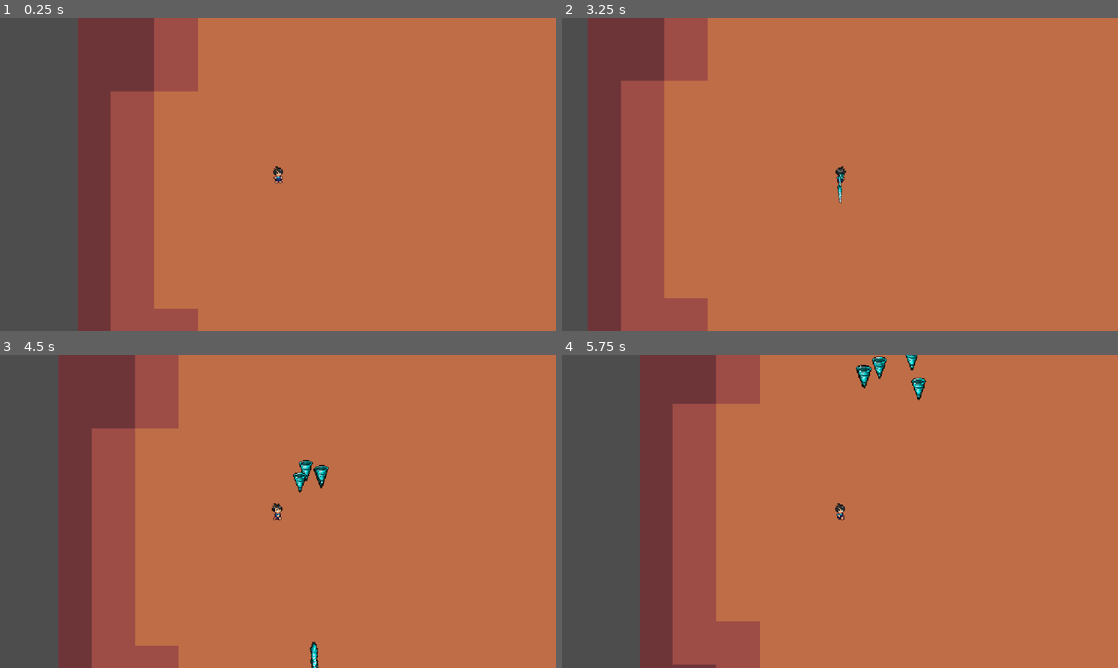
Above: before the commit, frames 1-4 (two rows, left to right).
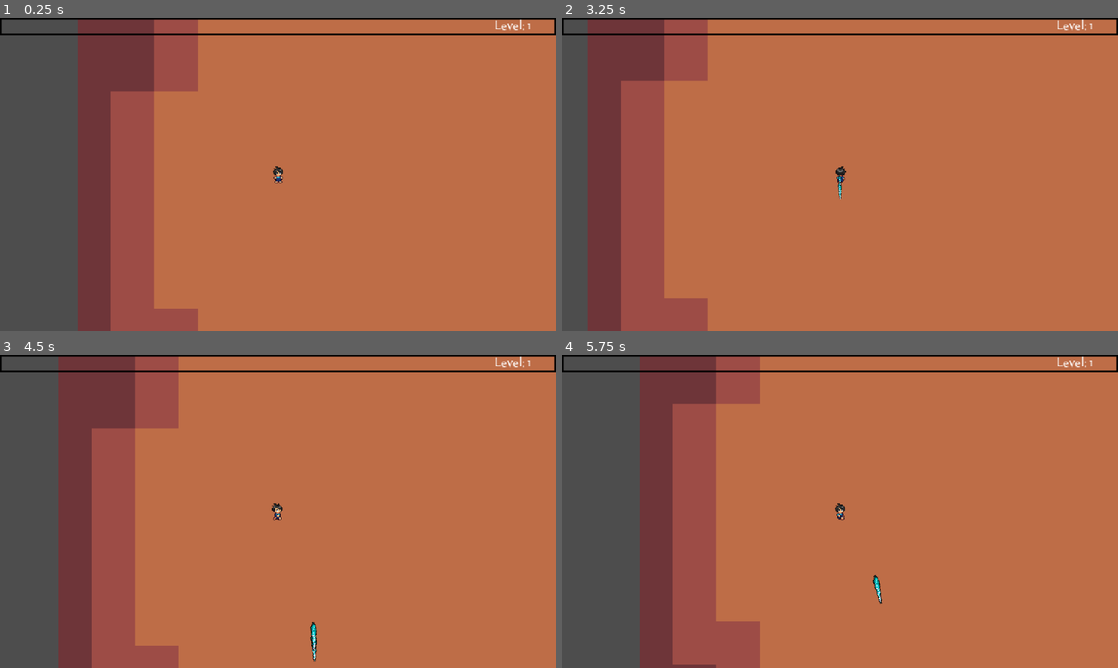
Above: after the commit, the same moments.

Repository: DavidRiusB/HeroCitySiege
Game: Godot game, scene res://world/world.tscn
The game is run twice, just before and just after one commit, with the same random seed, the same clock (stepped at 60 frames per second) and the same inputs. Sound files missing from this copy of the repository are replaced by a short silence.
Inputs:
- Up to frame 1 (0.25 s): no input
- Up to frame 2 (3.25 s): tap Enter at 0.5 s; hold D (right) 0.53-1.28 s; hold S (down) 1.28-2.03 s; hold D (right) 2.03-2.78 s; hold W (up) from 2.78 s (still down)
- Up to frame 3 (4.5 s): release W (up) at 3.53 s; hold A (left) from 3.53 s (still down)
- Up to frame 4 (5.75 s): release A (left) at 5.03 s; hold S (down) from 5.03 s (still down)

The runs differ from the first frame. In frame 1, 1.4% of the frame differs, in the area x 0-100%, y 0-6%; in frame 2, 1.5%; in frame 3, 1.9%, in the area x 0-100%, y 0-100%; in frame 4, 1.9%.

Commit message:
Experience
add xp lofic, loot, and level up
temp gui into player scenen to cisualize updates and set up enemies to drop xp on death

Diff:
--- /dev/null
+++ b/objects/experiance_gem.gd
@@ -0,0 +1,39 @@
+extends Area2D
+
+@export var experience = 1
+
+var sprite_green = preload("res://assets/items/Gems/Gem_green.png")
+var sprite_blue = preload("res://assets/items/Gems/Gem_blue.png")
+var sprite_red = preload("res://assets/items/Gems/Gem_red.png")
+
+var target = null
+var speed = -1
+
+@onready var sprite = $Sprite2D
+@onready var collision_shape = $CollisionShape2D  # renamed for clarity
+@onready var snd_collected = $snd_collected     # renamed for consistency
+
+
+func free() -> void:
+	if experience < 5:
+		return
+	elif experience < 25:
+		sprite.texture = sprite_blue
+	else:
+		sprite.texture = sprite_red
+
+func _physics_process(delta: float) -> void:
+	if target != null:
+		global_position = global_position.move_toward(target.global_position, speed)
+		speed += 2 * delta
+
+func collect():
+	snd_collected.play()
+	collision_shape.call_deferred("set", "disable", true)
+	sprite.visible = false
+	return experience
+
+
+
+func _on_snd_collected_finished() -> void:
+	queue_free()
--- /dev/null
+++ b/objects/experiance_gem.tscn
@@ -0,0 +1,26 @@
+[gd_scene load_steps=5 format=3 uid="uid://dwxdfipf11kve"]
+
+[ext_resource type="Script" uid="uid://bv56dev2dtxek" path="res://objects/experiance_gem.gd" id="1_e8rct"]
+[ext_resource type="Texture2D" uid="uid://xxl0htfveieg" path="res://assets/items/Gems/Gem_green.png" id="2_pnvbh"]
+[ext_resource type="AudioStream" uid="uid://cw5jc0f0i16nl" path="res://assets/audio/SoundEffect/collectgem.mp3" id="3_pnvbh"]
+
+[sub_resource type="RectangleShape2D" id="RectangleShape2D_gc34e"]
+size = Vector2(16, 18)
+
+[node name="ExperianceGem" type="Area2D" groups=["loot"]]
+scale = Vector2(0.5, 0.5)
+collision_layer = 8
+collision_mask = 0
+script = ExtResource("1_e8rct")
+
+[node name="Sprite2D" type="Sprite2D" parent="."]
+texture = ExtResource("2_pnvbh")
+
+[node name="CollisionShape2D" type="CollisionShape2D" parent="."]
+position = Vector2(0, -1)
+shape = SubResource("RectangleShape2D_gc34e")
+
+[node name="snd_collected" type="AudioStreamPlayer2D" parent="."]
+stream = ExtResource("3_pnvbh")
+
+[connection signal="finished" from="snd_collected" to="." method="_on_snd_collected_finished"]
--- a/scenes/enemies/enemy.gd
+++ b/scenes/enemies/enemy.gd
@@ -3,15 +3,18 @@
 @export var  movement_speed = 20.0
 @export var hp = 10
 @export var knockback_recovery = 3.5
+@export var experience = 1
 
 
 var knockback = Vector2.ZERO
 
 @onready var player = get_tree().get_first_node_in_group("player")
+@onready var loot_base = get_tree().get_first_node_in_group("loot")
 @onready var snd_hit = $snd_hit
 @onready var sprite = $Sprite2D
 
 var death_anim = preload("res://scenes/enemies/explosion.tscn")
+var exp_gem = preload("res://objects/experiance_gem.tscn")
 
 signal remove_from_arr(object)
 
@@ -28,6 +31,10 @@
 	enemy_death.scale = sprite.scale
 	enemy_death.global_position = global_position
 	get_parent().call_deferred("add_child", enemy_death)
+	var new_gem = exp_gem.instantiate()
+	new_gem.global_position = global_position
+	new_gem.experience = experience
+	loot_base.call_deferred("add_child", new_gem)
 	queue_free()
 
 func _on_hurt_box_hurt(damage: int, angle, knockback_amount):
--- a/scenes/player/Attack/IceSpear/ice_spear.tscn
+++ b/scenes/player/Attack/IceSpear/ice_spear.tscn
@@ -4,6 +4,7 @@
 
 [node name="IceSpear" type="Node2D"]
 script = ExtResource("1_jkvxq")
+level = 1
 
 [node name="AbilityTimer" type="Timer" parent="."]
 unique_name_in_owner = true
--- a/scenes/player/Attack/Tornado/tornado.tscn
+++ b/scenes/player/Attack/Tornado/tornado.tscn
@@ -4,6 +4,7 @@
 
 [node name="Tornado" type="Node2D"]
 script = ExtResource("1_y0c8k")
+level = 0
 
 [node name="AbilityTimer" type="Timer" parent="."]
 unique_name_in_owner = true
--- a/scenes/player/player.gd
+++ b/scenes/player/player.gd
@@ -3,16 +3,12 @@
 # ==== Stats ====
 @export var movement_speed = 40.0
 @export var health = 80
+var experience = 0
+var character_level = 1
+var collected_experience = 0
 
 # ==== Scenes ====
 @onready var animator_scene = preload("res://scenes/animations/AnimatorTest.tscn")
-
-
-# ==== Timers ====
-@onready var timer_ability = get_node("%AbilityTimer")
-@onready var timer_attack = get_node("%AttackTimer")
-@onready var timer_tornado = get_node("%TornadoTimer")
-@onready var timer_tornado_attack = get_node("%TornadoAttackTimer")
 
 # ==== Enemy Tracking ====
 var enemies_in_range = []
@@ -20,6 +16,10 @@
 # ==== Animation ====
 var animator: AnimatedSprite2D = null
 var last_direction = Vector2.DOWN  # optional: init with DOWN so idle anim is set
+
+# ==== GUI ====
+@onready var exp_bar = get_node("%ExperienceBar")
+@onready var lbl_level = get_node("%lbl_level")
 
 var animation_states = {
 	Vector2.RIGHT: {"walk": "Sideways", "idle": "idle_sideways", "flip_h": false},
@@ -31,6 +31,7 @@
 func _ready():
 	animator = animator_scene.instantiate()
 	add_child(animator)
+	set_xp_bar(experience, calculate_experience_cap())
 
 
 func _physics_process(delta: float) -> void:
@@ -83,3 +84,48 @@
 func _on_enemy_detection_area_body_exited(body: Node2D) -> void:
 	if enemies_in_range.has(body):
 		enemies_in_range.erase(body)
+
+
+func _on_grab_area_area_entered(area: Area2D) -> void:
+	if area.is_in_group("loot"):
+		area.target = self
+
+
+func _on_collect_area_area_entered(area: Area2D) -> void:
+	if area.is_in_group("loot"):
+		var gem_experience = area.collect()
+		calculate_experience(gem_experience)
+
+func calculate_experience(gem_experience):
+	var experience_required = calculate_experience_cap()
+	collected_experience += gem_experience
+	if experience + collected_experience >= experience_required: #Lv up
+		collected_experience -= experience_required - experience
+		character_level += 1
+		lbl_level.text = str("Level:", character_level)
+		experience = 0
+		experience_required = calculate_experience_cap()
+		calculate_experience(0)
+	else:
+		experience += collected_experience
+		collected_experience = 0
+
+	set_xp_bar(experience, experience_required)
+
+
+func calculate_experience_cap():
+	var exp_cap = character_level
+
+	if character_level < 20:
+		exp_cap = character_level * 5
+	elif  character_level < 40:
+		exp_cap = character_level* (character_level - 19) * 8
+	else:
+		exp_cap = 255 + (character_level - 39) * 12
+
+	return exp_cap
+
+
+func set_xp_bar(set_value = 1, set_max_value = 100):
+	exp_bar.value = set_value
+	exp_bar.max_value = set_max_value
--- a/scenes/player/player.tscn
+++ b/scenes/player/player.tscn
@@ -1,8 +1,11 @@
-[gd_scene load_steps=7 format=3 uid="uid://u5d3ubsipudv"]
+[gd_scene load_steps=12 format=3 uid="uid://u5d3ubsipudv"]
 
 [ext_resource type="Script" uid="uid://dmnivsuhihk07" path="res://scenes/player/player.gd" id="1_dovo2"]
 [ext_resource type="PackedScene" uid="uid://dvveaaryormi0" path="res://Utility/hurt_box.tscn" id="2_dovo2"]
 [ext_resource type="Script" uid="uid://c36l8ka62p5mo" path="res://scenes/player/attack_manager.gd" id="3_gmlin"]
+[ext_resource type="Texture2D" uid="uid://2fbdht73snbv" path="res://assets/ui/exp_background.png" id="4_75vfm"]
+[ext_resource type="Texture2D" uid="uid://83chufnkwccv" path="res://assets/ui/exp_progress.png" id="5_0owmy"]
+[ext_resource type="FontFile" uid="uid://cqskf2m8dkugo" path="res://assets/fonts/tenderness.otf" id="6_qek5x"]
 
 [sub_resource type="CapsuleShape2D" id="CapsuleShape2D_dovo2"]
 radius = 3.0
@@ -12,7 +15,13 @@
 size = Vector2(6, 14)
 
 [sub_resource type="CircleShape2D" id="CircleShape2D_dovo2"]
-radius = 367.012
+radius = 350.0
+
+[sub_resource type="CircleShape2D" id="CircleShape2D_gmlin"]
+radius = 50.0
+
+[sub_resource type="CircleShape2D" id="CircleShape2D_lvxji"]
+radius = 5.0
 
 [node name="Player" type="CharacterBody2D" groups=["player"]]
 motion_mode = 1
@@ -42,8 +51,52 @@
 [node name="AttackManager" type="Node2D" parent="."]
 script = ExtResource("3_gmlin")
 
+[node name="GrabArea" type="Area2D" parent="."]
+collision_layer = 0
+collision_mask = 8
+
+[node name="CollisionShape2D" type="CollisionShape2D" parent="GrabArea"]
+shape = SubResource("CircleShape2D_gmlin")
+
+[node name="CollectArea" type="Area2D" parent="."]
+collision_layer = 0
+collision_mask = 8
+
+[node name="CollisionShape2D" type="CollisionShape2D" parent="CollectArea"]
+shape = SubResource("CircleShape2D_lvxji")
+
+[node name="CanvasLayer" type="CanvasLayer" parent="."]
+
+[node name="GUI" type="Control" parent="CanvasLayer"]
+layout_mode = 3
+anchors_preset = 0
+offset_right = 640.0
+offset_bottom = 360.0
+
+[node name="ExperienceBar" type="TextureProgressBar" parent="CanvasLayer/GUI"]
+unique_name_in_owner = true
+layout_mode = 0
+offset_right = 40.0
+offset_bottom = 40.0
+texture_under = ExtResource("4_75vfm")
+texture_progress = ExtResource("5_0owmy")
+
+[node name="lbl_level" type="Label" parent="CanvasLayer/GUI/ExperienceBar"]
+unique_name_in_owner = true
+layout_mode = 0
+offset_left = 540.0
+offset_right = 640.0
+offset_bottom = 20.0
+theme_override_fonts/font = ExtResource("6_qek5x")
+theme_override_font_sizes/font_size = 16
+text = "Level: 1"
+horizontal_alignment = 1
+vertical_alignment = 1
+
 [connection signal="hurt" from="HurtBox" to="." method="_on_hurt_box_hurt"]
 [connection signal="body_entered" from="EnemyDetectionArea" to="." method="_on_enemy_detection_area_body_entered"]
 [connection signal="body_exited" from="EnemyDetectionArea" to="." method="_on_enemy_detection_area_body_exited"]
+[connection signal="area_entered" from="GrabArea" to="." method="_on_grab_area_area_entered"]
+[connection signal="area_entered" from="CollectArea" to="." method="_on_collect_area_area_entered"]
 
 [editable path="HurtBox"]
--- a/world/world.tscn
+++ b/world/world.tscn
@@ -18,3 +18,5 @@
 [node name="Player" parent="." instance=ExtResource("2_4717r")]
 
 [node name="EnemySpawner" parent="." instance=ExtResource("3_4717r")]
+
+[node name="Loot" type="Node2D" parent="." groups=["loot"]]
Not shown, added: objects/experiance_gem.gd.uid
